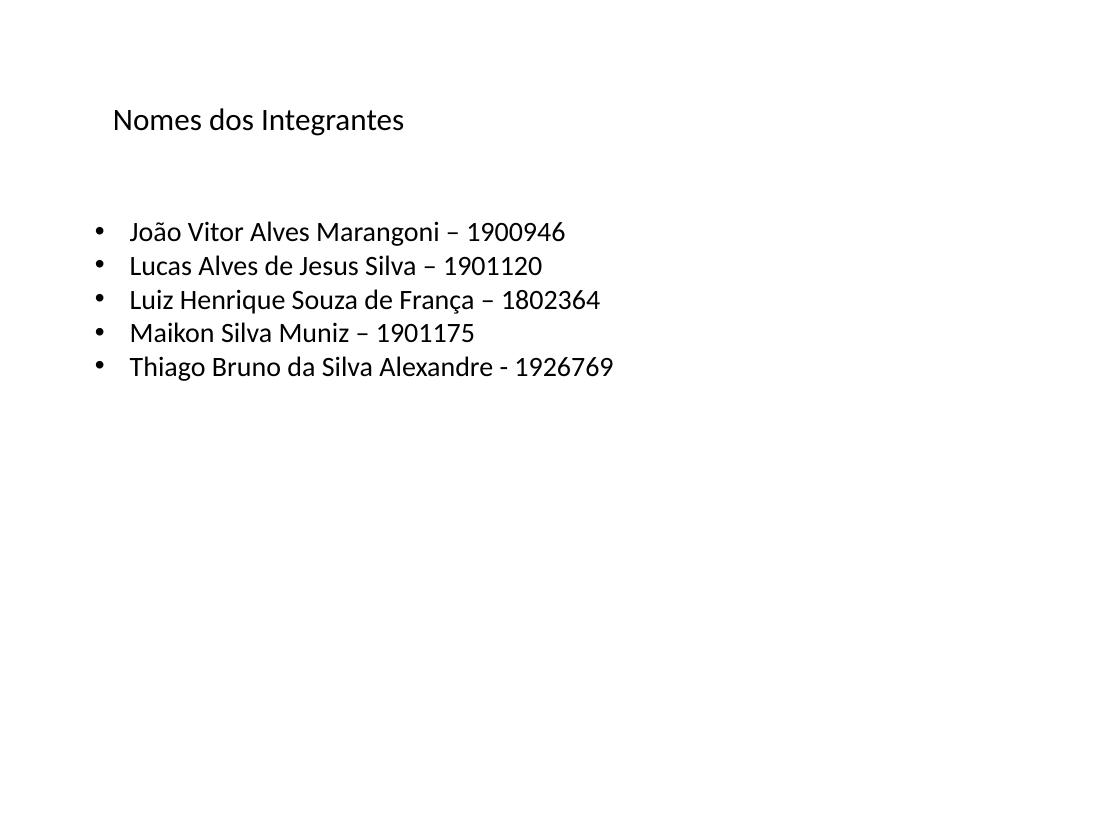
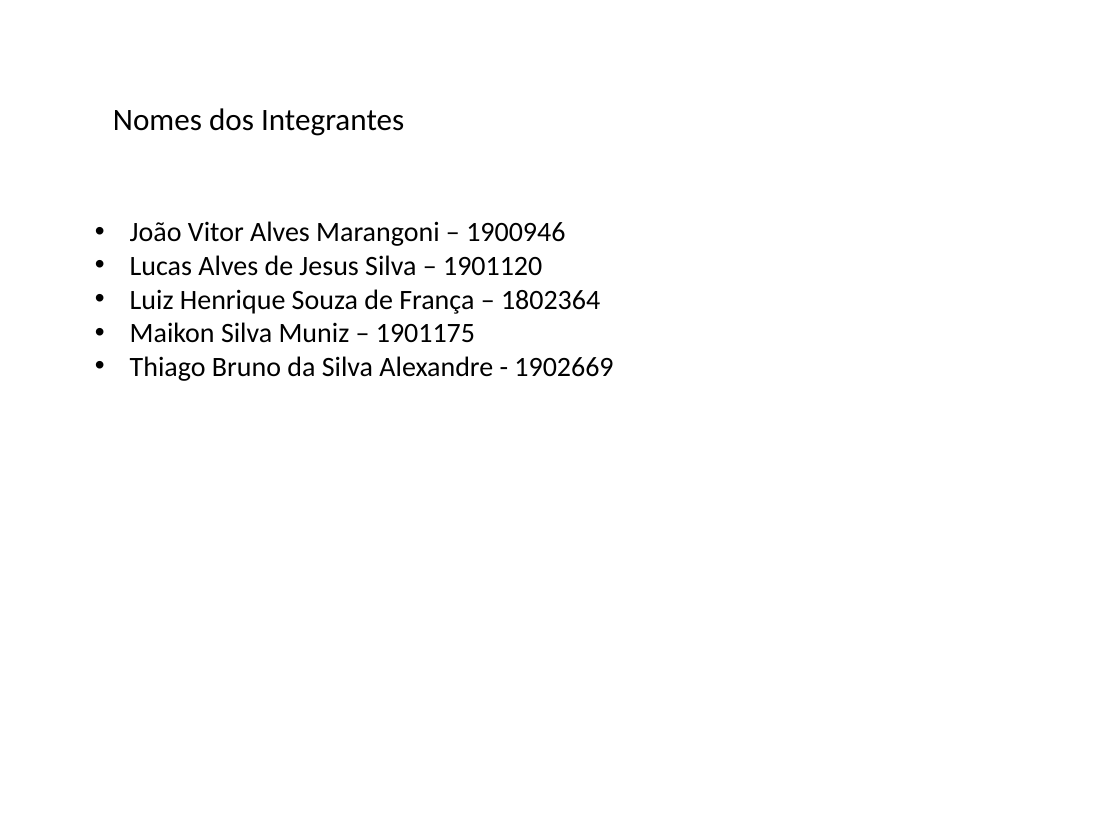
Before and after one commit to thiagobrunoalexandre/Oficina-de-Projeto-de-Empresa-1, a slide deck: slide 6 of Artefatos/15. Arquitetura de Negócio para cada Cenário (1).pptx. Drawn at 1120x840 pixels with LibreOffice and Linux fonts; fonts in the diff are those of the drawing. Boxes give left, top, right and bottom in pixels: in the first picture for what was removed or moved away, otherwise in the second. Text is boxed around its words. In the diff, an @@ line names an element or a change of style, - is before the commit and + after.

```diff
--- a/Artefatos/15. Arquitetura de Negócio para cada Cenário (1).pptx
+++ b/Artefatos/15. Arquitetura de Negócio para cada Cenário (1).pptx
@@ text at (130, 356, 613, 381): text changed @@
-• Thiago Bruno da Silva Alexandre - 1926769
+• Thiago Bruno da Silva Alexandre - 1902669
```
Also in this commit, not shown: 4 other slides changed.
